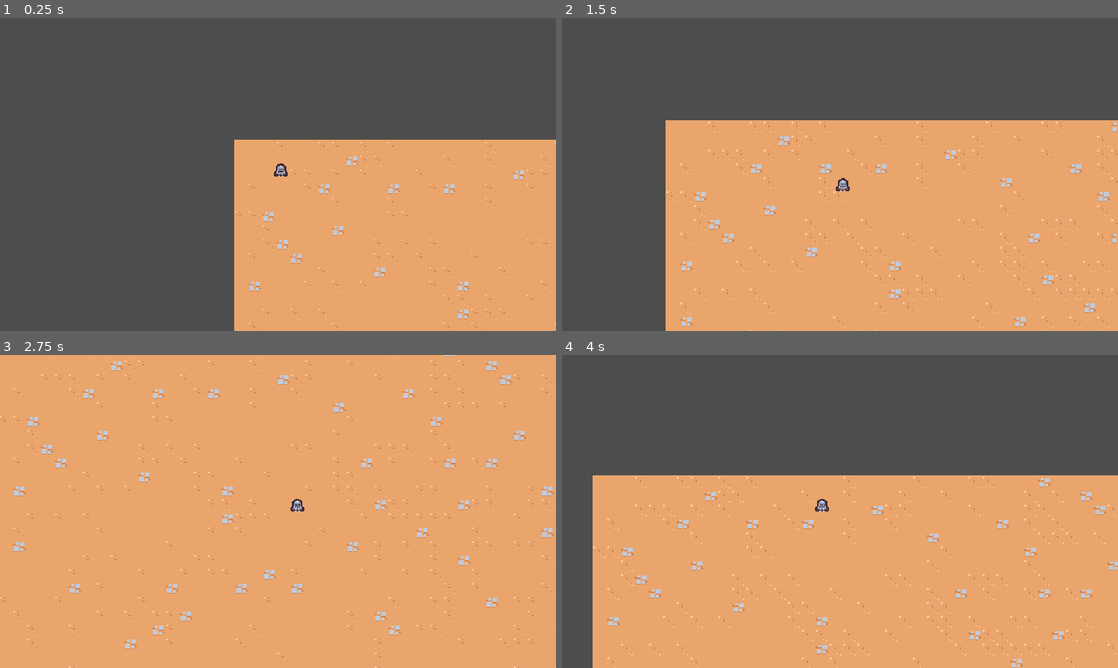
Above: before the commit, frames 1-4 (two rows, left to right).
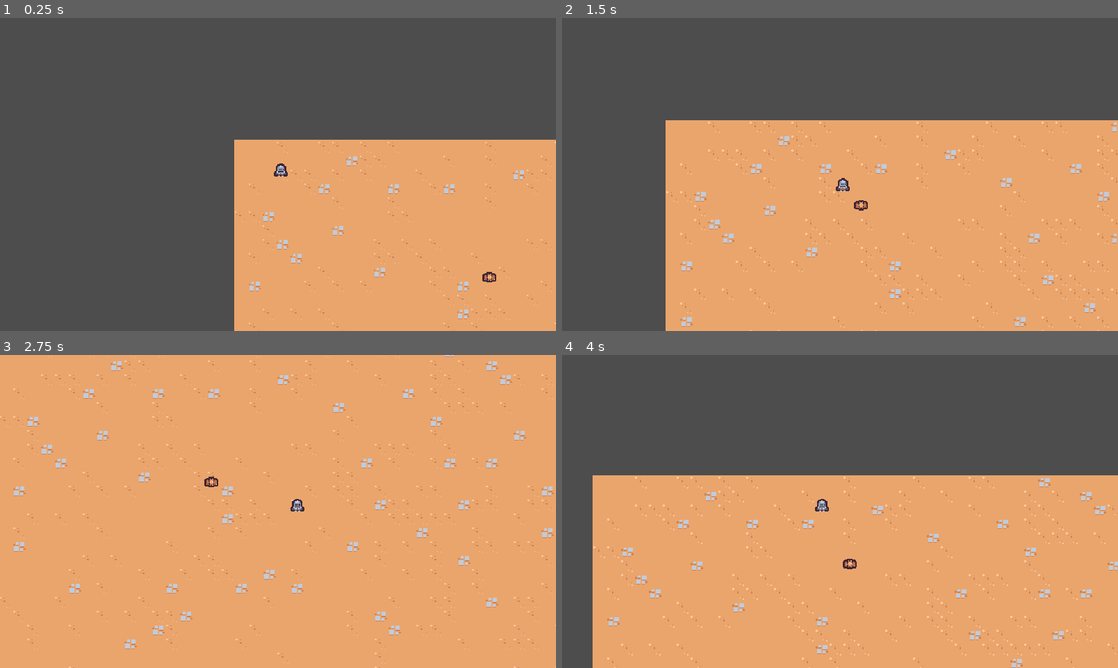
Above: after the commit, the same moments.

Repository: Osama-cs/GameDevPractise
Game: Godot game, scene res://scenes/main/main.tscn
Two runs of this game, one before a commit and one after it. Both use one fixed random seed, a clock stepped at 60 frames per second and the inputs below.
Inputs:
- Up to frame 1 (0.25 s): no input
- Up to frame 2 (1.5 s): hold D (move_right) 0.53-1.28 s; hold S (move_down) from 1.28 s (still down)
- Up to frame 3 (2.75 s): release S (move_down) at 2.03 s; hold D (move_right) from 2.03 s (still down)
- Up to frame 4 (4 s): release D (move_right) at 2.78 s; hold W (move_up) 2.78-3.53 s; hold A (move_left) from 3.53 s (still down)

The runs differ from the first frame. In frame 1, less than 0.1% of the frame differs, in the area x 86-90%, y 81-85%; in frame 2, less than 0.1%; in frame 3, less than 0.1%; in frame 4, less than 0.1%, in the area x 50-53%, y 65-69%.

Commit message:
Added a basic enemy.
it tracks the player and keeps distance away from it and will close in on the enemy.

Diff:
--- /dev/null
+++ b/scenes/basic_enemy/basic_enemy.gd
@@ -0,0 +1,22 @@
+extends CharacterBody2D
+
+const MAX_SPEED = 75
+
+
+# Called when the node enters the scene tree for the first time.
+func _ready():
+	pass # Replace with function body.
+
+
+# Called every frame. 'delta' is the elapsed time since the previous frame.
+func _process(delta):
+	var direction = get_direction_to_player()
+	velocity = direction * MAX_SPEED
+	move_and_slide()
+
+
+func get_direction_to_player():
+	var player_node = get_tree().get_first_node_in_group("player") as Node2D
+	if player_node != null:
+		return (player_node.global_position - global_position).normalized()
+	return Vector2.ZERO
--- /dev/null
+++ b/scenes/basic_enemy/basic_enemy.tscn
@@ -0,0 +1,19 @@
+[gd_scene load_steps=4 format=3 uid="uid://demfmrdh6vcnj"]
+
+[ext_resource type="Texture2D" uid="uid://dct10bdhv4jdo" path="res://scenes/basic_enemy/basic_enemy.png" id="1_3ukm1"]
+[ext_resource type="Script" path="res://scenes/basic_enemy/basic_enemy.gd" id="1_qme3c"]
+
+[sub_resource type="CircleShape2D" id="CircleShape2D_32oy1"]
+radius = 5.0
+
+[node name="BasicEnemy" type="CharacterBody2D"]
+collision_layer = 0
+script = ExtResource("1_qme3c")
+
+[node name="Sprite2D" type="Sprite2D" parent="."]
+texture = ExtResource("1_3ukm1")
+offset = Vector2(0, -6)
+
+[node name="CollisionShape2D" type="CollisionShape2D" parent="."]
+position = Vector2(0, -5)
+shape = SubResource("CircleShape2D_32oy1")
--- a/scenes/main/main.tscn
+++ b/scenes/main/main.tscn
@@ -1,8 +1,9 @@
-[gd_scene load_steps=4 format=3 uid="uid://cfndut0mwrdfj"]
+[gd_scene load_steps=5 format=3 uid="uid://cfndut0mwrdfj"]
 
 [ext_resource type="PackedScene" uid="uid://c3q5cynrnbp2l" path="res://scenes/player/player.tscn" id="1_8164m"]
 [ext_resource type="PackedScene" uid="uid://d1eawtlu502o4" path="res://scenes/game_camera/game_camera.tscn" id="1_d6rrq"]
 [ext_resource type="TileSet" uid="uid://b2ataupoqyh0l" path="res://resources/tileset.tres" id="1_q3652"]
+[ext_resource type="PackedScene" uid="uid://demfmrdh6vcnj" path="res://scenes/basic_enemy/basic_enemy.tscn" id="4_1qt83"]
 
 [node name="Main" type="Node"]
 
@@ -16,3 +17,6 @@
 
 [node name="Player" parent="." instance=ExtResource("1_8164m")]
 position = Vector2(36, 30)
+
+[node name="BasicEnemy" parent="." instance=ExtResource("4_1qt83")]
+position = Vector2(293, 160)
--- a/scenes/player/player.tscn
+++ b/scenes/player/player.tscn
@@ -7,6 +7,7 @@
 radius = 5.0
 
 [node name="Player" type="CharacterBody2D" groups=["player"]]
+collision_layer = 0
 script = ExtResource("1_ldp3v")
 
 [node name="Sprite2D" type="Sprite2D" parent="."]
Binary file added: scenes/basic_enemy/basic_enemy.png
Not shown, added: scenes/basic_enemy/basic_enemy.png.import
